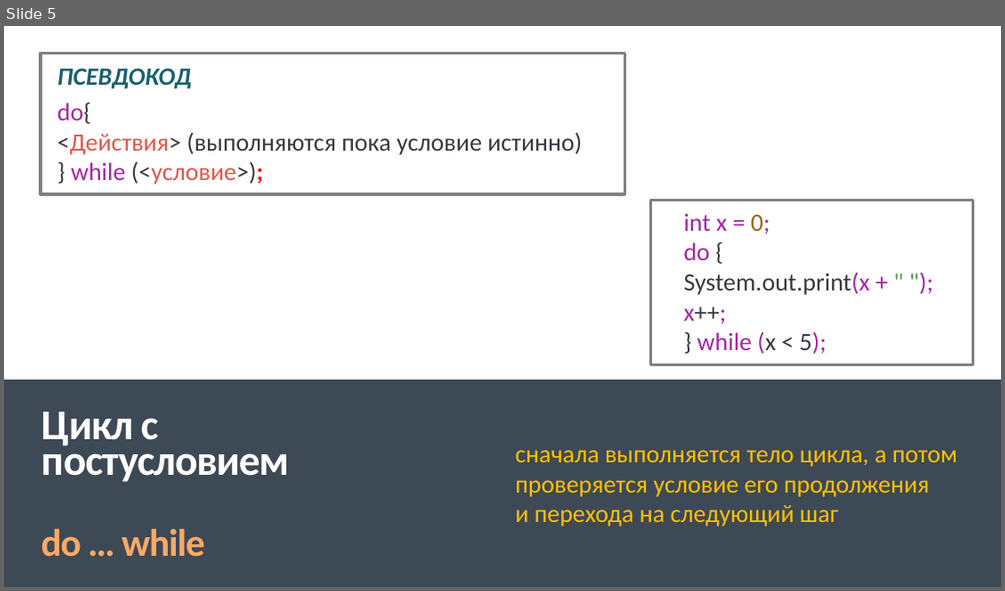
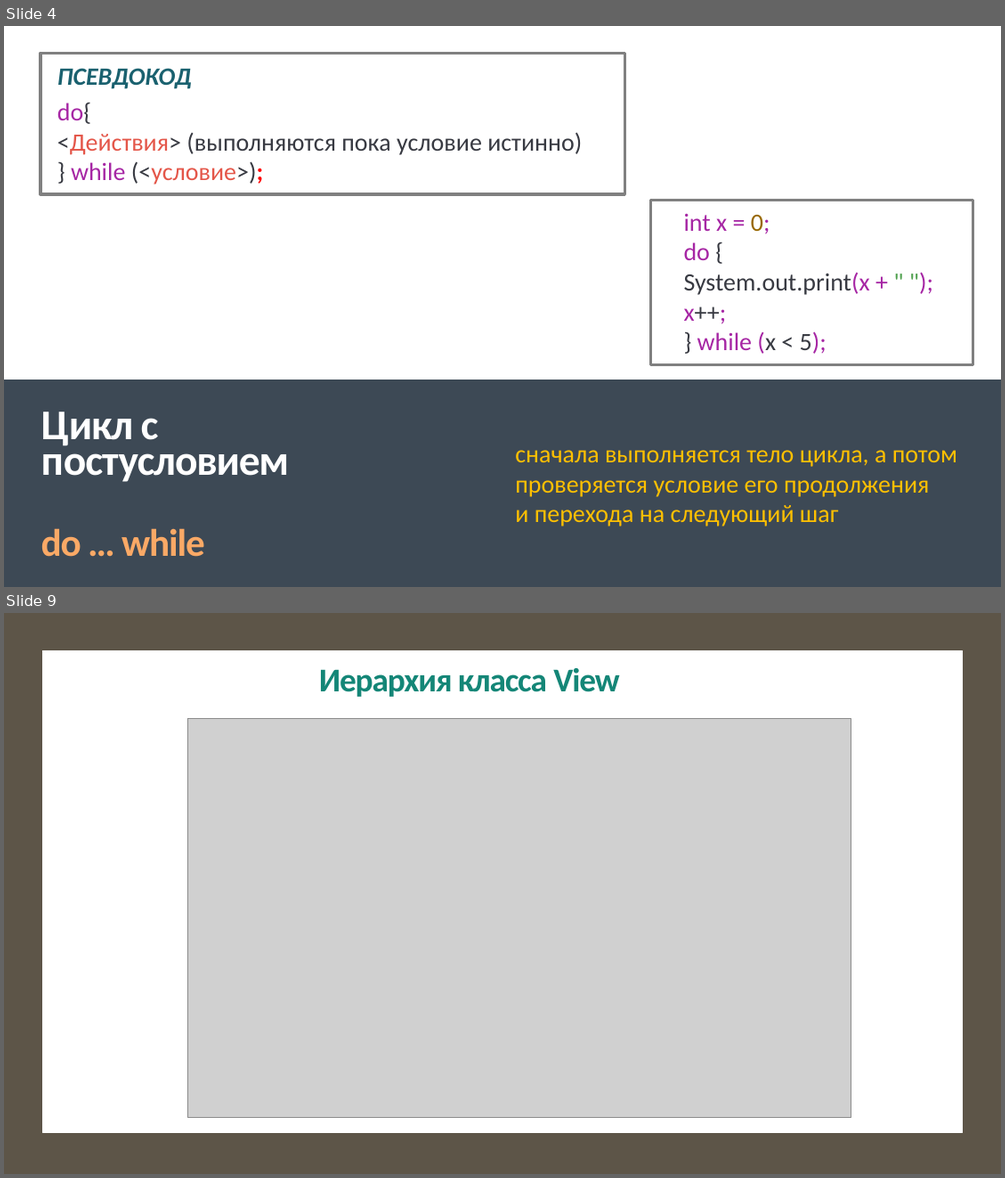
Before and after one commit to IriEfremova/LessonsCube, a slide deck: Samsung/Lesson6/Циклы в Java.pptx. Shown one above the other, each under a label of ours: slide 5 before the commit, slides 4 and 9 after it; the slides between them are not shown. The pictures are 1005x591 and 1005x1178 pixels, drawn with LibreOffice and Linux fonts; fonts in the diff are those of the drawing; grey boxes stand for pictures. Boxes give left, top, right and bottom in pixels: in the first picture for what was removed or moved away, otherwise in the second. Text is boxed around its words. In the diff, an @@ line names an element or a change of style, - is before the commit and + after.

```diff
--- a/Samsung/Lesson6/Циклы в Java.pptx
+++ b/Samsung/Lesson6/Циклы в Java.pptx
@@ slide 9 added at box(4, 613, 1001, 1174), background #FFFFFF; not listed: 2 template elements that a slide beside it also shows @@
@@ rectangle added at box(4, 613, 1001, 1174), fill #5D5548 @@
@@ rectangle added at box(43, 650, 962, 1133), fill #FFFFFF, outline #FFFFFF 0.85 pt @@
@@ title added at box(319, 668, 619, 697), 32 pt, text #138677, bold @@
+Иерархия класса View
@@ picture added at box(187, 718, 850, 1117) @@
@@ what was slide 5 is now slide 4 @@
```
Also in this commit, not shown: 1 slide changed, 7 other slides added, 1 slide removed.
